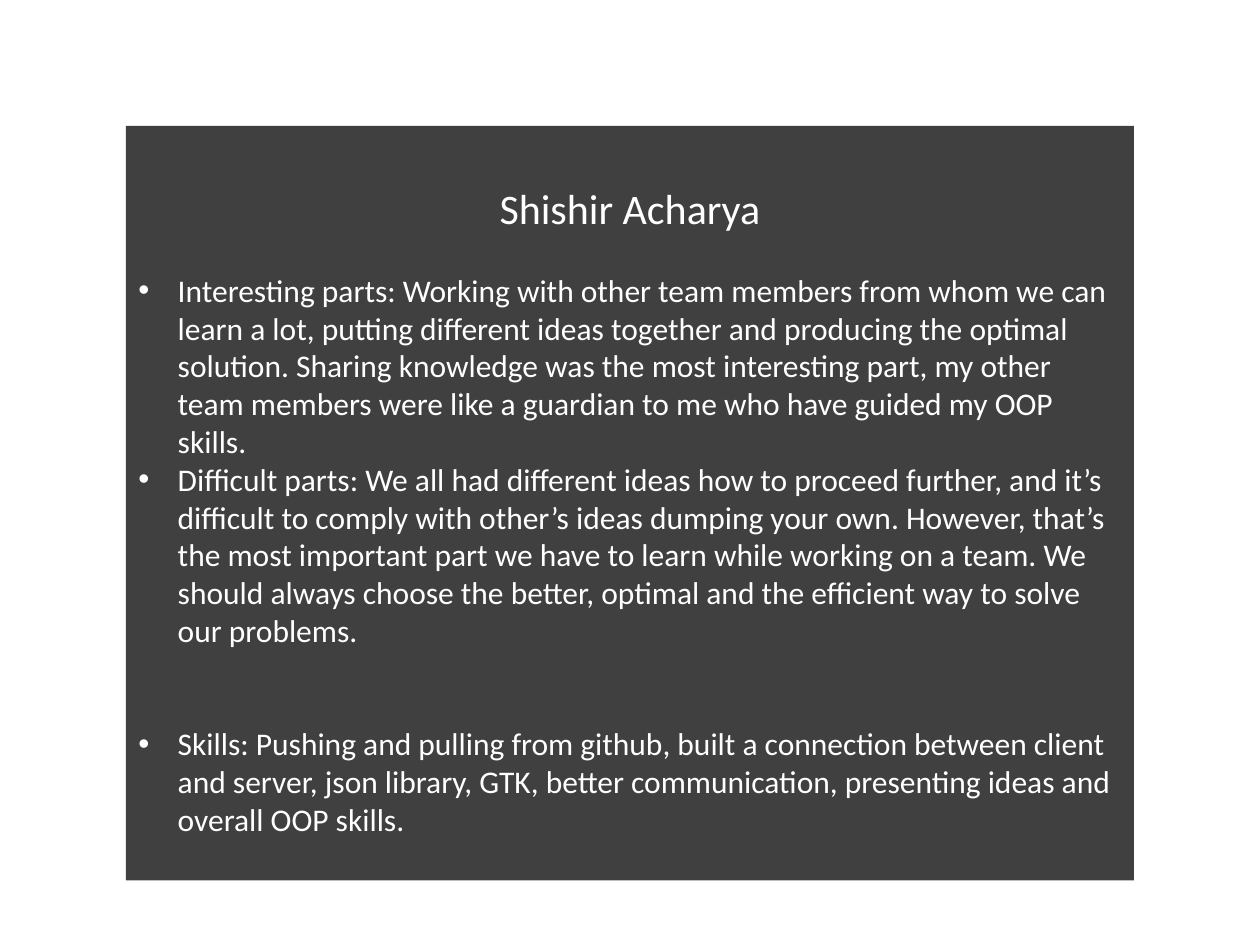
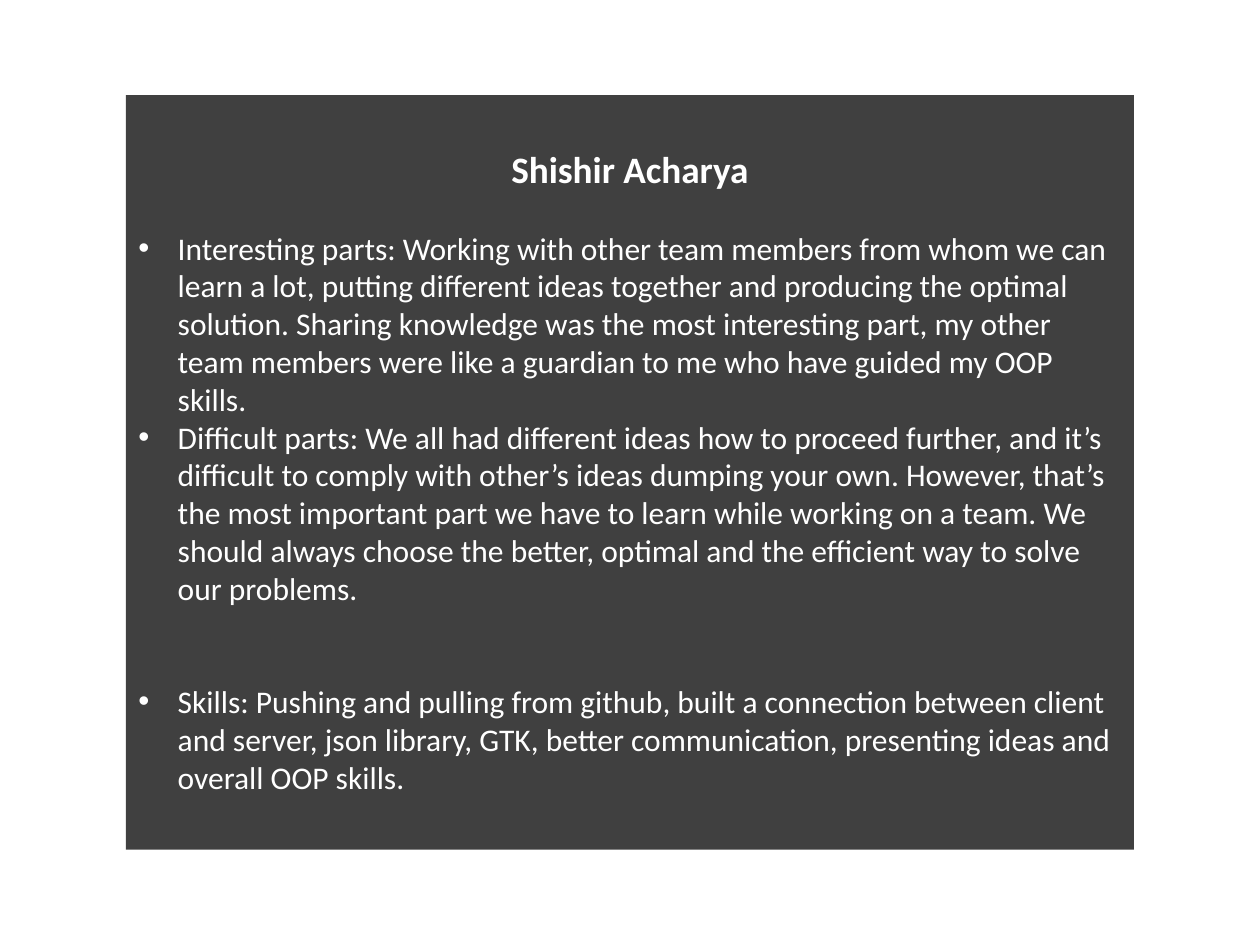
Before and after one commit to Randude14/FundamentalsPokerGame, a slide deck: slide 8 of Documentation/Group 002-5 Summary.pptx. Drawn at 1260x945 pixels with LibreOffice and Linux fonts; fonts in the diff are those of the drawing; background and template pictures are left out. Boxes give left, top, right and bottom in pixels: in the first picture for what was removed or moved away, otherwise in the second. Text is boxed around its words. In the diff, an @@ line names an element or a change of style, - is before the commit and + after.

Commit message:
Added Robbie slide; cleaned up formatting

```diff
--- a/Documentation/Group 002-5 Summary.pptx
+++ b/Documentation/Group 002-5 Summary.pptx
@@ rectangle "Shishir Acharya" moved from (x1=126, y1=126, x2=1134, y2=881) to (x1=126, y1=96, x2=1134, y2=850) @@
@@ text in rectangle at (x1=511, y1=157, x2=748, y2=189): size 24 to 21.3 pt, bold on in "Shishir Acharya" @@
```
Also in this commit, not shown: 5 other slides changed, 1 slide added.
